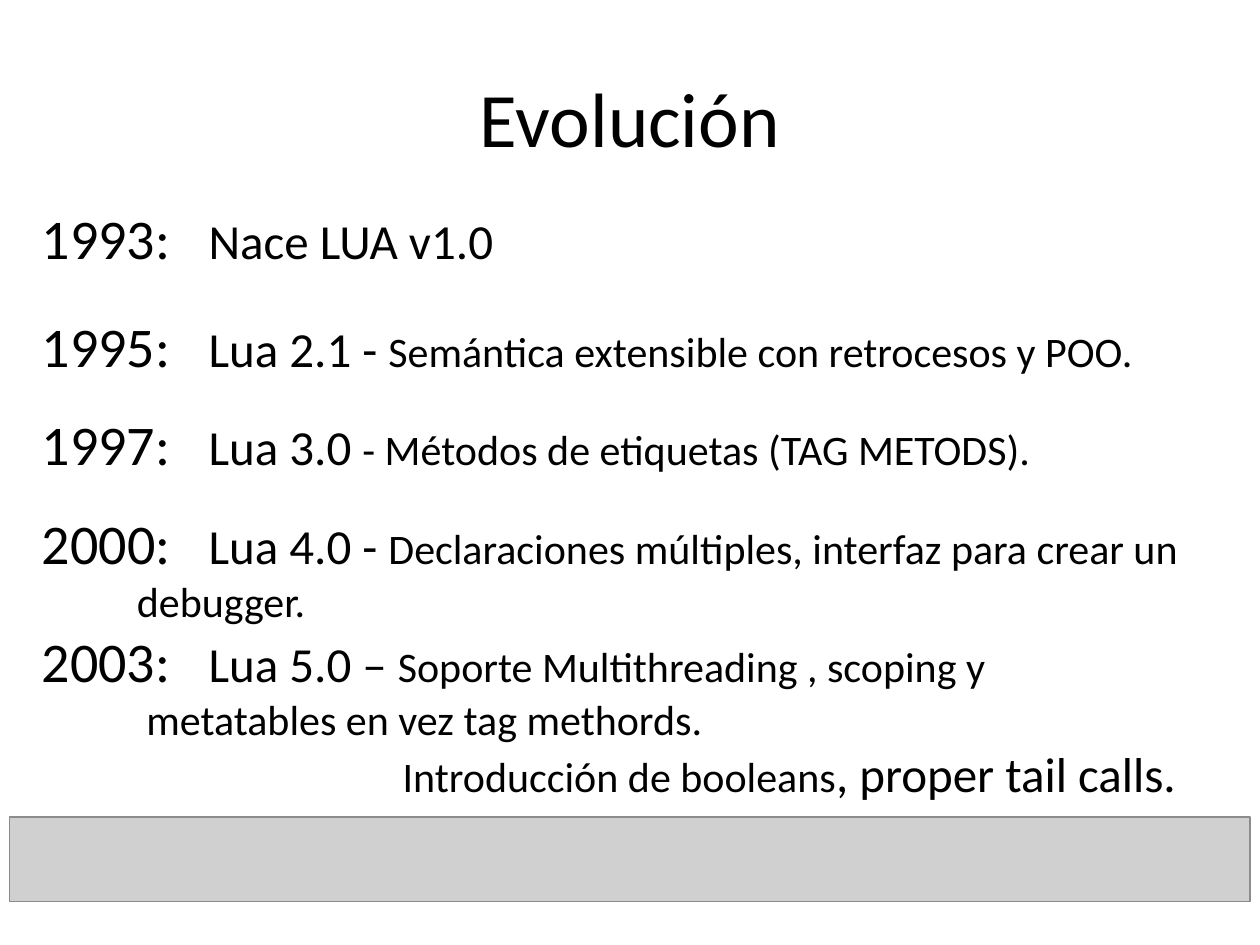
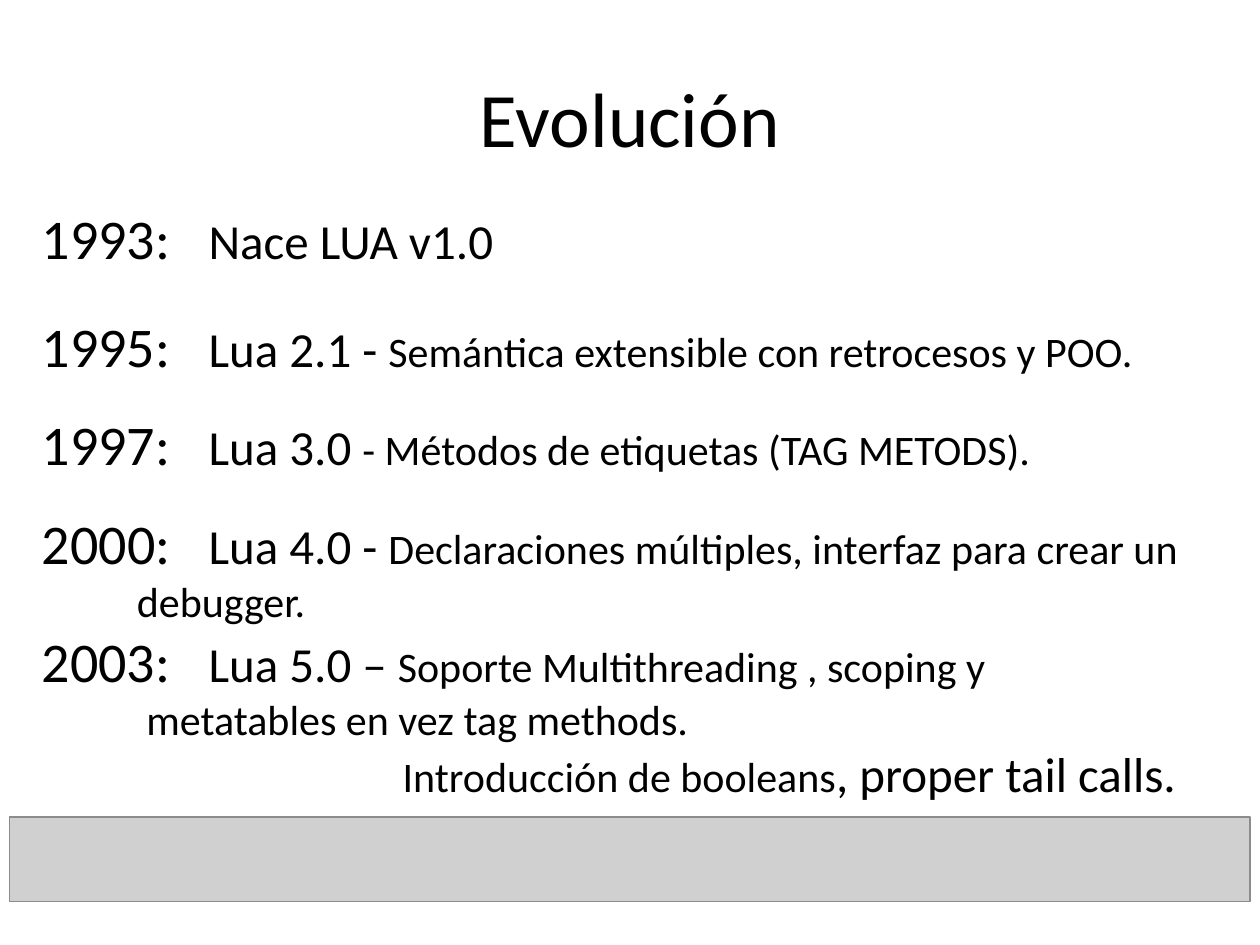
Before and after one commit to Santiago39353535/TDL, a slide deck: slide 2 of LUA.pptx. Drawn at 1260x945 pixels with LibreOffice and Linux fonts; fonts in the diff are those of the drawing; grey boxes stand for pictures; background and template pictures are left out. Boxes give left, top, right and bottom in pixels: in the first picture for what was removed or moved away, otherwise in the second. Text is boxed around its words. In the diff, an @@ line names an element or a change of style, - is before the commit and + after.

```diff
--- a/LUA.pptx
+++ b/LUA.pptx
@@ text at [42,645,985,743]: text changed @@
-2003: Lua 5.0 – Soporte Multithreading , scoping y metatables en vez tag methords.
+2003: Lua 5.0 – Soporte Multithreading , scoping y metatables en vez tag methods.
```
Also in this commit, not shown: 3 other slides changed, 3 slides added, 1 slide removed, 1 other file.
